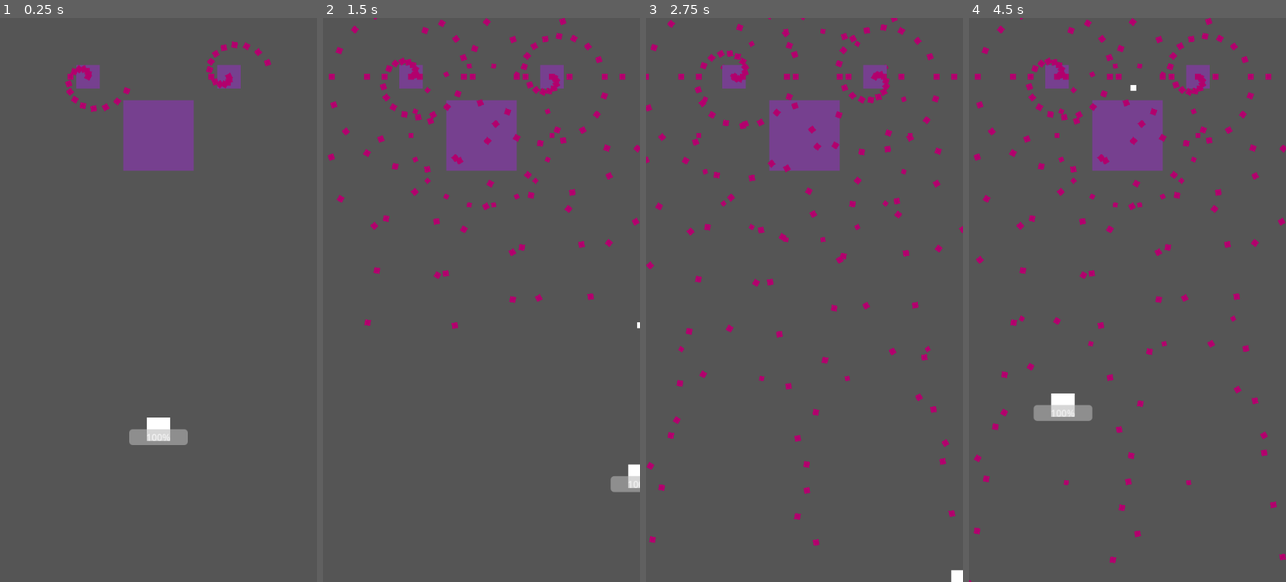
Above: before the commit, frames 1-4 (left to right).
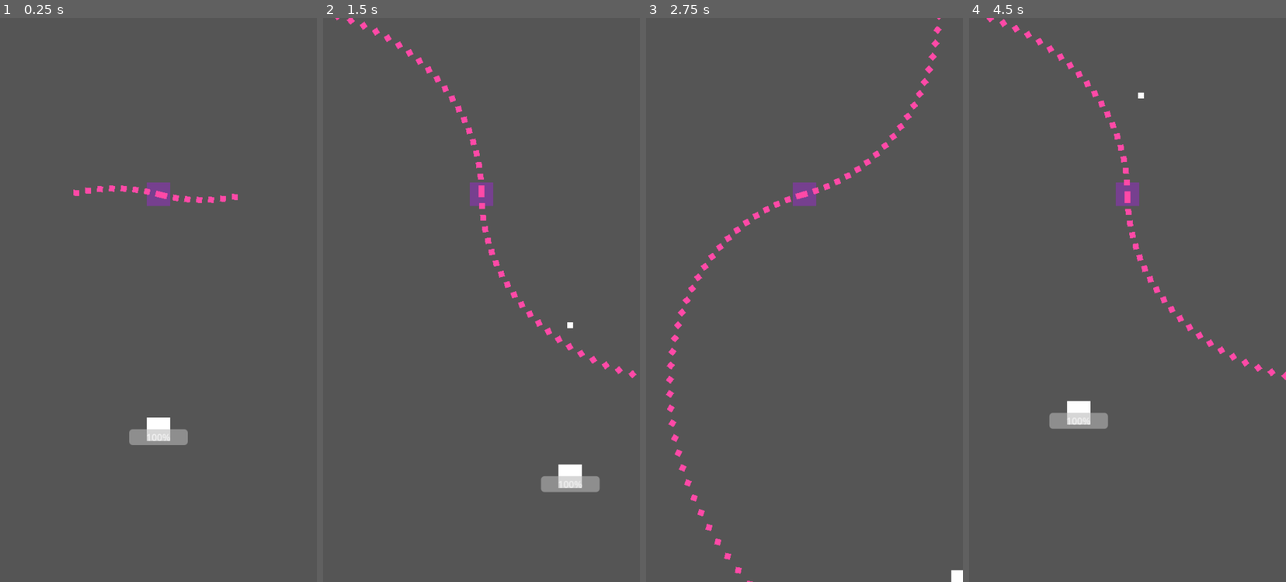
Above: after the commit, the same moments.

Repository: MotiTohu/bool-let
Game: Godot game, scene res://main.tscn
Two runs of this game, one before a commit and one after it. Both use one fixed random seed, a clock stepped at 60 frames per second and the inputs below.
Inputs:
- Up to frame 1 (0.25 s): no input
- Up to frame 2 (1.5 s): hold D (move_right) 0.53-1.28 s; hold Shift (move_shift, bound only after the commit) 0.53-1.28 s; hold S (move_down) from 1.28 s (still down); tap Space (fire) at 1.35 s
- Up to frame 3 (2.75 s): tap Shift (move_shift, bound only after the commit) at 1.55 s; release S (move_down) at 2.03 s; hold D (move_right) from 2.03 s (still down); hold Shift (move_shift, bound only after the commit) from 2.03 s (still down)
- Up to frame 4 (4.5 s): release D (move_right) at 2.78 s; release Shift (move_shift, bound only after the commit) at 2.78 s; hold W (move_up) 2.78-3.53 s; tap Shift (move_shift, bound only after the commit) at 2.85, 3.8, 4.35 s; hold Space (fire) 3.53-4.28 s; hold A (move_left) from 3.53 s (still down)

The runs differ from the first frame. In frame 1, 4.4% of the frame differs, in the area x 20-86%, y 4-34%; in frame 2, 7.4%; in frame 3, 7.3%; in frame 4, 8.0%, in the area x 0-100%, y 0-100%.

Commit message:
07/18
敵の動きつくり中
シフト低速移動実装

Diff:
--- a/shooting_tutorial/boss.tscn
+++ b/shooting_tutorial/boss.tscn
@@ -17,6 +17,7 @@
 texture = ExtResource("1_wuiiv")
 
 [node name="ColorRect" type="ColorRect" parent="."]
+visible = false
 offset_left = -75.0
 offset_top = -75.0
 offset_right = 75.0
--- /dev/null
+++ b/shooting_tutorial/boss_test.gd
@@ -0,0 +1,56 @@
+extends Area2D
+var angle = 0
+const bullet = preload("res://enemy_bullet.tscn")
+@onready
+var player := $"/root/Main/player"
+
+# Called when the node enters the scene tree for the first time.
+func _ready():
+	pass # Replace with function body.
+
+
+# Called every frame. 'delta' is the elapsed time since the previous frame.
+func cutoffR():
+	angle = 0
+	for i in range(6):
+		var enemy_bullet1 = bullet.instantiate()
+		enemy_bullet1.rotation_degrees = angle
+		add_child(enemy_bullet1)
+		angle += 20
+		await get_tree().create_timer(0.1).timeout
+
+func cutoffL():
+	angle = 180
+	for i in range(6):
+		var enemy_bullet1 = bullet.instantiate()
+		enemy_bullet1.rotation_degrees = angle
+		add_child(enemy_bullet1)
+		angle -= 20
+		await get_tree().create_timer(0.1).timeout
+
+func shootforp():
+	for i in range(10):
+		for j in range(-6, 7, 6):
+			var enemy_bullet1 = bullet.instantiate()
+			add_child(enemy_bullet1)
+			angle = enemy_bullet1.global_position.angle_to_point(player.global_position)*180/PI + j
+			enemy_bullet1.rotation_degrees = angle
+			print(angle)
+		await get_tree().create_timer(0.3).timeout
+
+func shootforp2():
+	angle = global_position.angle_to_point(player.global_position)
+	for i in range(5):
+		for j in range(-12, 13, 12):
+			var enemy_bullet1 = bullet.instantiate()
+			var angle_temp
+			add_child(enemy_bullet1)
+			angle_temp = angle*180/PI + j
+			enemy_bullet1.rotation_degrees = angle_temp
+			print(angle)
+		await get_tree().create_timer(0.1).timeout
+
+
+func _on_timer_timeout():
+	pass
+	#shootforp()
--- /dev/null
+++ b/shooting_tutorial/boss_test.tscn
@@ -0,0 +1,25 @@
+[gd_scene load_steps=3 format=3 uid="uid://ccjpecpcycg3k"]
+
+[ext_resource type="Script" path="res://boss_test.gd" id="1_wwd5p"]
+
+[sub_resource type="RectangleShape2D" id="RectangleShape2D_4qxe3"]
+size = Vector2(150, 150)
+
+[node name="boss_test" type="Area2D"]
+script = ExtResource("1_wwd5p")
+
+[node name="CollisionShape2D" type="CollisionShape2D" parent="."]
+shape = SubResource("RectangleShape2D_4qxe3")
+
+[node name="ColorRect" type="ColorRect" parent="."]
+offset_left = -75.0
+offset_top = -75.0
+offset_right = 75.0
+offset_bottom = 75.0
+color = Color(0.836327, 0.339884, 1, 1)
+
+[node name="Timer" type="Timer" parent="."]
+wait_time = 6.0
+autostart = true
+
+[connection signal="timeout" from="Timer" to="." method="_on_timer_timeout"]
--- a/shooting_tutorial/buckground.tscn
+++ b/shooting_tutorial/buckground.tscn
@@ -3,7 +3,7 @@
 [ext_resource type="Script" path="res://buckground.gd" id="1_ij4ha"]
 [ext_resource type="Texture2D" uid="uid://ce5o06qlf2q4j" path="res://bg.png" id="2_34law"]
 
-[node name="buckground" type="Node"]
+[node name="background" type="Node"]
 script = ExtResource("1_ij4ha")
 
 [node name="ParallaxBackground" type="ParallaxBackground" parent="."]
--- a/shooting_tutorial/bullet.gd
+++ b/shooting_tutorial/bullet.gd
@@ -9,3 +9,8 @@
 # Called every frame. 'delta' is the elapsed time since the previous frame.
 func _physics_process(delta):
 	position.y -= speed
+
+
+func _on_visible_on_screen_enabler_2d_screen_exited():
+	print("deleted")
+	queue_free()
--- a/shooting_tutorial/bullet.tscn
+++ b/shooting_tutorial/bullet.tscn
@@ -30,3 +30,7 @@
 offset_bottom = 5.0
 grow_horizontal = 2
 grow_vertical = 2
+
+[node name="VisibleOnScreenEnabler2D" type="VisibleOnScreenEnabler2D" parent="."]
+
+[connection signal="screen_exited" from="VisibleOnScreenEnabler2D" to="." method="_on_visible_on_screen_enabler_2d_screen_exited"]
--- a/shooting_tutorial/enemy.gd
+++ b/shooting_tutorial/enemy.gd
@@ -10,10 +10,9 @@
 
 # Called every frame. 'delta' is the elapsed time since the previous frame.
 func _process(delta):
+#	pass
 	var bullet1 = bullet.instantiate()
-	angle += 20*angle_plusminus
+	angle += 90.1*angle_plusminus
 	bullet1.rotation_degrees = angle
 	add_child(bullet1)
-
-func _on_timer_timeout():
-	queue_free
+	await get_tree().create_timer(0.2).timeout
--- a/shooting_tutorial/enemy.tscn
+++ b/shooting_tutorial/enemy.tscn
@@ -7,6 +7,7 @@
 
 [node name="enemy" type="Area2D"]
 script = ExtResource("1_qsqyj")
+angle_plusminus = 5
 
 [node name="CollisionShape2D" type="CollisionShape2D" parent="."]
 shape = SubResource("RectangleShape2D_n1pfo")
@@ -17,3 +18,9 @@
 offset_right = 20.0
 offset_bottom = 20.0
 color = Color(0.462745, 0.25098, 0.560784, 1)
+
+[node name="Timer" type="Timer" parent="."]
+wait_time = 3.0
+autostart = true
+
+[connection signal="timeout" from="Timer" to="." method="_on_timer_timeout"]
--- a/shooting_tutorial/enemy_bullet.gd
+++ b/shooting_tutorial/enemy_bullet.gd
@@ -13,5 +13,8 @@
 	position += velocity * delta
 
 
-func _on_timer_timeout():
+#func _on_timer_timeout():
+	#queue_free()
+func _on_visible_on_screen_notifier_2d_screen_exited():
 	queue_free()
+	print("deleted")
--- a/shooting_tutorial/enemy_bullet.tscn
+++ b/shooting_tutorial/enemy_bullet.tscn
@@ -7,14 +7,14 @@
 
 [node name="enemy_bullet" type="Area2D"]
 script = ExtResource("1_2yx3l")
-speed = 300
+speed = 600
 
 [node name="ColorRect" type="ColorRect" parent="."]
 offset_left = -5.0
 offset_top = -5.0
 offset_right = 5.0
 offset_bottom = 5.0
-color = Color(0.698774, 3.08037e-06, 0.427213, 1)
+color = Color(0.999999, 0.284383, 0.655933, 1)
 
 [node name="CollisionShape2D" type="CollisionShape2D" parent="."]
 shape = SubResource("RectangleShape2D_33ptt")
@@ -23,4 +23,7 @@
 wait_time = 5.0
 autostart = true
 
+[node name="VisibleOnScreenNotifier2D" type="VisibleOnScreenNotifier2D" parent="."]
+
 [connection signal="timeout" from="Timer" to="." method="_on_timer_timeout"]
+[connection signal="screen_exited" from="VisibleOnScreenNotifier2D" to="." method="_on_visible_on_screen_notifier_2d_screen_exited"]
--- a/shooting_tutorial/main.tscn
+++ b/shooting_tutorial/main.tscn
@@ -2,8 +2,8 @@
 
 [ext_resource type="Texture2D" uid="uid://ce5o06qlf2q4j" path="res://bg.png" id="1_g6aat"]
 [ext_resource type="PackedScene" uid="uid://x3abtxlca7ir" path="res://player.tscn" id="1_vhi3p"]
-[ext_resource type="PackedScene" uid="uid://ciii3554log2o" path="res://boss.tscn" id="2_pqsl0"]
 [ext_resource type="PackedScene" uid="uid://dtjbx1l44wetw" path="res://enemy.tscn" id="3_jgjne"]
+[ext_resource type="PackedScene" uid="uid://ccjpecpcycg3k" path="res://boss_test.tscn" id="5_2kvur"]
 
 [node name="Main" type="Node2D"]
 
@@ -17,16 +17,13 @@
 position = Vector2(265, 478)
 texture = ExtResource("1_g6aat")
 
-[node name="boss" parent="." instance=ExtResource("2_pqsl0")]
-position = Vector2(270, 200)
-scale = Vector2(0.8, 0.8)
-
 [node name="player" parent="." instance=ExtResource("1_vhi3p")]
 position = Vector2(270, 700)
 
 [node name="enemy" parent="." instance=ExtResource("3_jgjne")]
-position = Vector2(150, 100)
+position = Vector2(270, 300)
+angle_plusminus = 10
 
-[node name="enemy2" parent="." instance=ExtResource("3_jgjne")]
-position = Vector2(390, 100)
-angle_plusminus = -1
+[node name="boss_test" parent="." instance=ExtResource("5_2kvur")]
+visible = false
+position = Vector2(270, 100)
--- a/shooting_tutorial/player.gd
+++ b/shooting_tutorial/player.gd
@@ -36,8 +36,10 @@
 
 	#print(velocity)
 
-
-	velocity_delta = velocity.normalized() * speed
+	if Input.is_action_pressed("move_shift"):
+		velocity_delta = velocity.normalized() * speed*0.5
+	else:
+		velocity_delta = velocity.normalized() * speed
 
 	position += velocity_delta * delta
 	position = position.clamp(Vector2.ZERO, screen_size)
--- a/shooting_tutorial/project.godot
+++ b/shooting_tutorial/project.godot
@@ -47,3 +47,8 @@
 "events": [Object(InputEventKey,"resource_local_to_scene":false,"resource_name":"","device":-1,"window_id":0,"alt_pressed":false,"shift_pressed":false,"ctrl_pressed":false,"meta_pressed":false,"pressed":false,"keycode":0,"physical_keycode":32,"key_label":0,"unicode":32,"echo":false,"script":null)
 ]
 }
+move_shift={
+"deadzone": 0.5,
+"events": [Object(InputEventKey,"resource_local_to_scene":false,"resource_name":"","device":-1,"window_id":0,"alt_pressed":false,"shift_pressed":false,"ctrl_pressed":false,"meta_pressed":false,"pressed":false,"keycode":0,"physical_keycode":4194325,"key_label":0,"unicode":0,"echo":false,"script":null)
+]
+}
